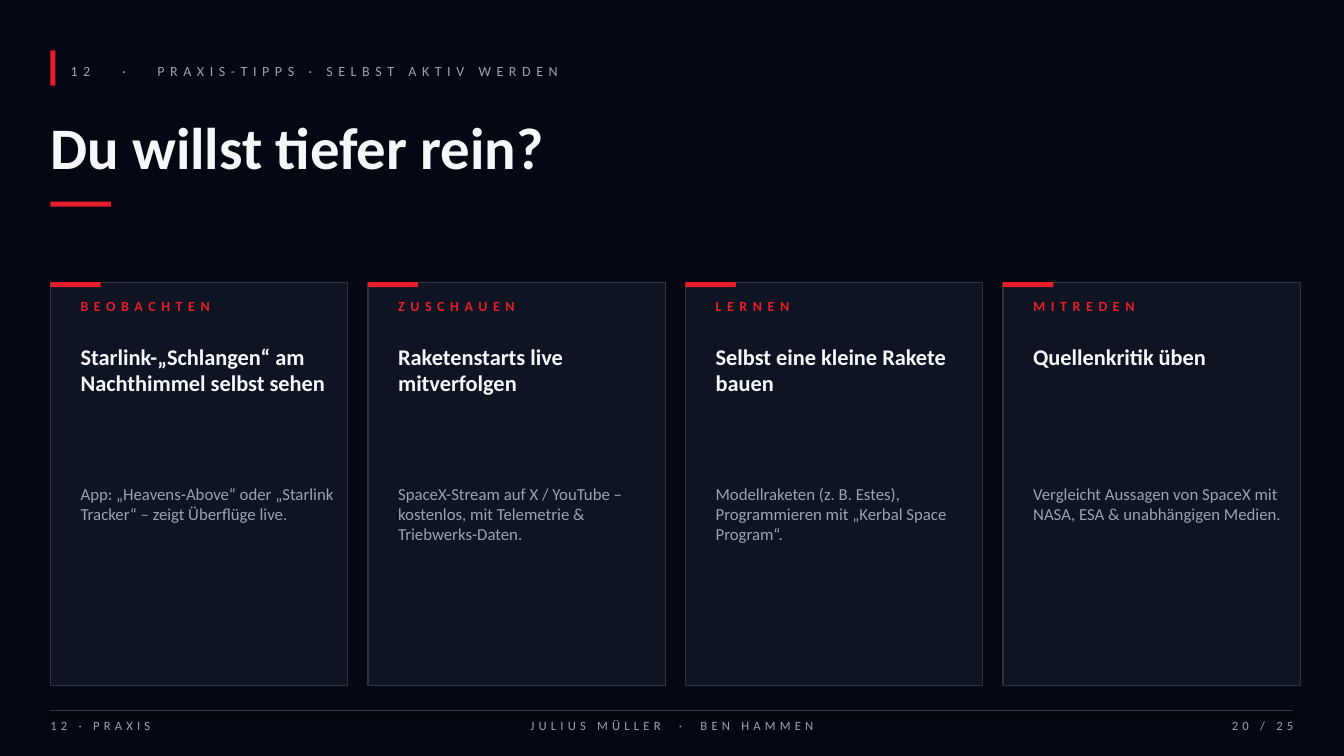
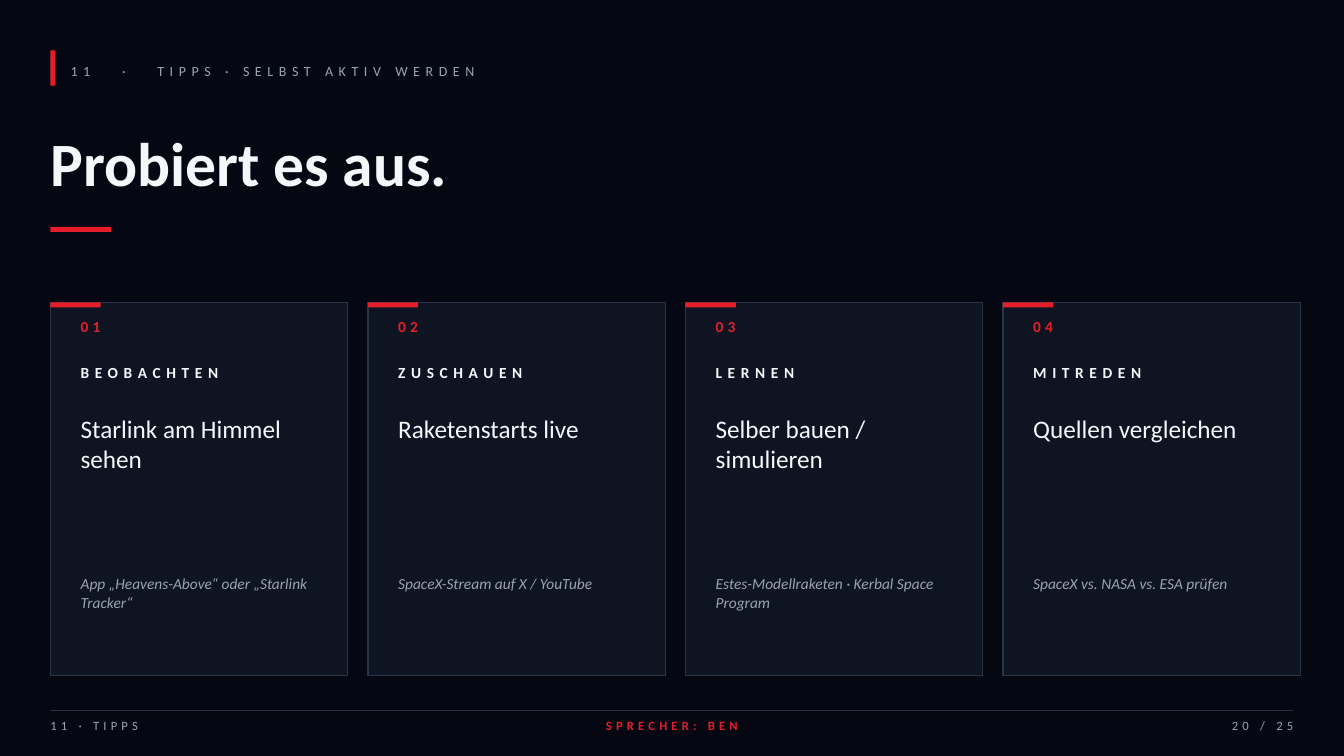
Before and after one commit to Benjibubu/Pr-si-Mathe-, a slide deck: slide 20 of SpaceX_Praesentation_Mueller_Hammen.pptx. Drawn at 1344x756 pixels with LibreOffice and Linux fonts; fonts in the diff are those of the drawing. Boxes give left, top, right and bottom in pixels: in the first picture for what was removed or moved away, otherwise in the second. Text is boxed around its words. In the diff, an @@ line names an element or a change of style, - is before the commit and + after.

Commit message:
v2: minimaler Text, grosse Bildplatzhalter, 3 Histogramme + Sprecherskripte
- Slides: weniger Text, mehr Stichpunkte, mehr Atem zum Reden
- Bildplatzhalter: gross, dezent gerastert, klar nummeriert (BILD 01-08),
  mit Beschreibung und Format-Hinweis (Hochformat / 16:9 etc.)
- 3 echte Balkendiagramme: Kosten/kg, Starlink-Wachstum, Starts/Jahr
- Datum-Chips ueber jedem Kapitel (Stand, Zeitraum)
- Footer zeigt jetzt Sprecher pro Folie (BEN / JULIUS / BEIDE)
- Ben.txt: vollstaendiges Sprechskript mit Cues und Uebergaben
- Julius.txt: ebenso, ergaenzend abgestimmt (gleicher Anteil)

```diff
--- a/SpaceX_Praesentation_Mueller_Hammen.pptx
+++ b/SpaceX_Praesentation_Mueller_Hammen.pptx
@@ text at (x1=71, y1=67, x2=474, y2=76): text changed @@
-12 · PRAXIS-TIPPS · SELBST AKTIV WERDEN
+11 · TIPPS · SELBST AKTIV WERDEN
@@ text removed at (x1=50, y1=127, x2=544, y2=170) @@
-Du willst tiefer rein?
@@ text added at (x1=50, y1=142, x2=447, y2=187), 44 pt, text #F5F7FA, bold @@
+Probiert es aus.
@@ rectangle moved from (x1=50, y1=202, x2=111, y2=207) to (x1=50, y1=227, x2=111, y2=232) @@
@@ rectangle resized from (x1=50, y1=282, x2=348, y2=686) to (x1=50, y1=302, x2=348, y2=676) @@
@@ text added at (x1=81, y1=322, x2=101, y2=332), 11 pt, text #E61E2B, bold @@
+01
@@ rectangle resized from (x1=368, y1=282, x2=665, y2=686) to (x1=368, y1=302, x2=665, y2=676) @@
@@ text added at (x1=398, y1=322, x2=418, y2=332), 11 pt, text #E61E2B, bold @@
+02
@@ rectangle resized from (x1=686, y1=282, x2=983, y2=686) to (x1=686, y1=302, x2=983, y2=676) @@
@@ text added at (x1=716, y1=322, x2=736, y2=332), 11 pt, text #E61E2B, bold @@
+03
@@ rectangle resized from (x1=1003, y1=282, x2=1301, y2=686) to (x1=1003, y1=302, x2=1301, y2=676) @@
@@ 4 rectangles moved together from (x1=50, y1=282, x2=1054, y2=287) to (x1=50, y1=302, x2=1054, y2=308) @@
@@ text added at (x1=1033, y1=322, x2=1053, y2=332), 11 pt, text #E61E2B, bold @@
+04
@@ text removed at (x1=716, y1=349, x2=946, y2=391) @@
-Selbst eine kleine Rakete bauen
@@ text removed at (x1=1033, y1=349, x2=1206, y2=368) @@
-Quellenkritik üben
@@ 4 texts moved together from (x1=81, y1=302, x2=1134, y2=311) to (x1=81, y1=368, x2=1141, y2=378) @@
@@ size 10 to 11 pt, text colour #E61E2B to #F5F7FA in 4 elements at (x1=81, y1=368, x2=219, y2=378), (x1=398, y1=368, x2=522, y2=378), (x1=716, y1=368, x2=795, y2=378), (x1=1033, y1=368, x2=1141, y2=378) @@
@@ text at (x1=81, y1=420, x2=281, y2=468): text changed; size 16 to 18 pt; bold off @@
-Starlink-„Schlangen“ am Nachthimmel selbst sehen
+Starlink am Himmel sehen
@@ text at (x1=398, y1=420, x2=578, y2=438): text changed; size 16 to 18 pt; bold off @@
-Raketenstarts live mitverfolgen
+Raketenstarts live
@@ text added at (x1=716, y1=420, x2=850, y2=468), 18 pt, text #F5F7FA @@
+Selber bauen / simulieren
@@ text added at (x1=1033, y1=420, x2=1237, y2=443), 18 pt, text #F5F7FA @@
+Quellen vergleichen
@@ text at (x1=81, y1=578, x2=308, y2=608): text changed; size 12 to 11 pt; italic on @@
-App: „Heavens-Above“ oder „Starlink Tracker“ – zeigt Überflüge live.
+App „Heavens-Above“ oder „Starlink Tracker“
@@ text at (x1=398, y1=578, x2=592, y2=592): text changed; size 12 to 11 pt; italic on @@
-SpaceX-Stream auf X / YouTube – kostenlos, mit Telemetrie & Triebwerks-Daten.
+SpaceX-Stream auf X / YouTube
@@ text at (x1=716, y1=578, x2=934, y2=611): text changed; size 12 to 11 pt; italic on @@
-Modellraketen (z. B. Estes), Programmieren mit „Kerbal Space Program“.
+Estes-Modellraketen · Kerbal Space Program
@@ text at (x1=1033, y1=578, x2=1227, y2=592): text changed; size 12 to 11 pt; italic on @@
-Vergleicht Aussagen von SpaceX mit NASA, ESA & unabhängigen Medien.
+SpaceX vs. NASA vs. ESA prüfen
@@ text at (x1=50, y1=722, x2=138, y2=730): text changed @@
-12 · PRAXIS
+11 · TIPPS
@@ text at (x1=606, y1=721, x2=738, y2=730): text changed; text colour #9AA3B2 to #E61E2B; bold on @@
-JULIUS MÜLLER · BEN HAMMEN
+SPRECHER: BEN
```
Also in this commit, not shown: 22 other slides changed, 2 slides added, 2 slides removed, 3 other files.
